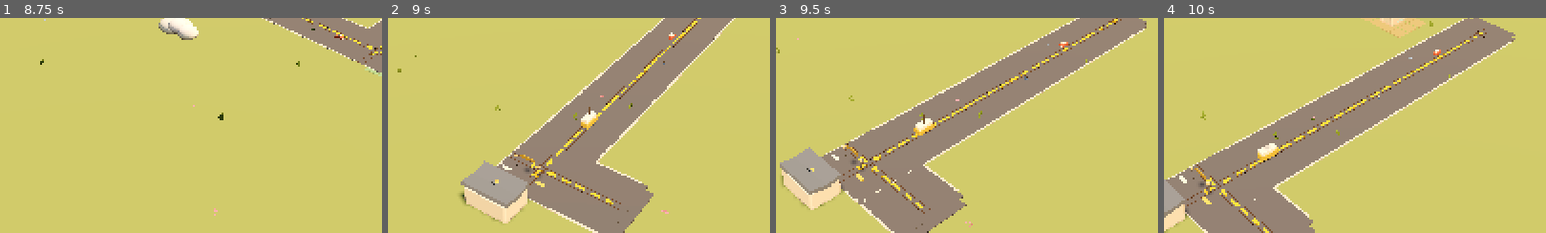
Above: before the commit, frames 1-4 (left to right).
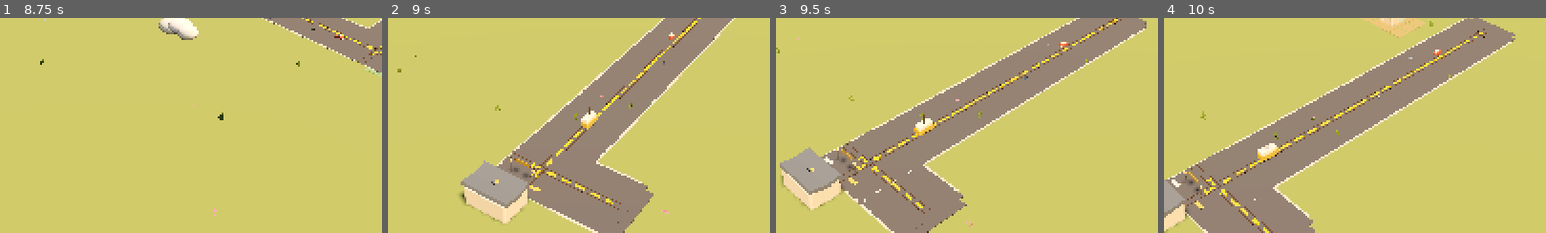
Above: after the commit, the same moments.

Repository: johnswaffles/my-backend-api
Game: Godot game, scene res://scenes/main_scene.tscn
Same seed, same stepped clock (60 frames per second), same inputs: the game is played once before the commit and once after it.
Inputs (mouse positions are % of the whole screen's width and height, from its top left):
- Up to frame 1 (8.75 s): click "Build: Road" at 0.5 s; click "Place" at 1.25 s; click "Town" at 2 s; click "Home" at 2.75 s; click "L" at 3.5 s; click "R" at 4.25 s; tap Space at 5, 5.27, 8.27 s; move the mouse to (72, 45) at 5.02 s; hold D 5.03-5.75 s; tap 1 at 5.1 s; click (72, 45) at 5.17 s; tap Enter at 5.75, 6.5 s; drag from (30, 55) to (45, 70) at 5.77 s; move the mouse to (60, 28) at 6.52 s; hold D 6.53-7.25 s; tap 3 at 6.6 s; drag from (45, 70) to (20, 35) at 7.27 s; move the mouse to (80, 65) at 8.02 s; hold A from 8.03 s (still down); tap 5 at 8.1 s
- Up to frame 2 (9 s): release A at 8.75 s; tap Enter at 8.75 s; drag from (20, 35) to (35, 25) at 8.77 s
- Up to frame 3 (9.5 s): no input
- Up to frame 4 (10 s): move the mouse to (55, 50) at 9.52 s; hold S from 9.53 s (still down); tap 7 at 9.6 s; click (55, 50) at 9.67 s
The pictures show only the part of the screen within x 27-77%, y 50-100%; the shares and areas given below are measured in that part.

Frame 1 is identical in both runs. In frame 2, 0.4% of the frame differs, in the area x 30-41%, y 63-81%; in frame 3, 0.4%; in frame 4, 0.5%, in the area x 2-13%, y 68-90%.

Commit message:
Inset parcel frontage away from roads

Diff:
--- a/cozy-builder-godot/scripts/building_system.gd
+++ b/cozy-builder-godot/scripts/building_system.gd
@@ -92,6 +92,15 @@
 	BUILD_TOOL_RESTAURANT: 0.95,
 	BUILD_TOOL_CORNER_STORE: 0.9,
 }
+const PROPERTY_LOT_SETBACK_BY_TOOL := {
+	BUILD_TOOL_HOUSE: 0.58,
+	BUILD_TOOL_POLICE: 0.46,
+	BUILD_TOOL_FIRE: 0.46,
+	BUILD_TOOL_BANK: 0.42,
+	BUILD_TOOL_GROCERY: 0.5,
+	BUILD_TOOL_RESTAURANT: 0.5,
+	BUILD_TOOL_CORNER_STORE: 0.42,
+}
 const PROPERTY_BUFFER_BY_TOOL := {
 	BUILD_TOOL_HOUSE: 1,
 	BUILD_TOOL_POLICE: 1,
@@ -1926,10 +1935,14 @@
 			node = _spawn_house_tile(world_position, false)
 	node.rotation_degrees.y = rad_to_deg(rotation_y)
 	if _tool_requires_road(tool):
+		var lot_root := _property_lot_root(node)
+		var lot_setback := float(PROPERTY_LOT_SETBACK_BY_TOOL.get(tool, 0.0))
+		if lot_setback > 0.0:
+			lot_root.translate_object_local(Vector3(0.0, 0.0, -lot_setback))
 		var setback := float(PROPERTY_FRONT_SETBACK_BY_TOOL.get(tool, PROPERTY_FRONT_SETBACK))
 		var structure_root := _property_structure_root(node)
 		structure_root.translate_object_local(Vector3(0.0, 0.0, -setback))
-		_upgrade_debug("spawn building tool=%s applied setback=%.2f" % [tool, setback])
+		_upgrade_debug("spawn building tool=%s applied lot_setback=%.2f structure_setback=%.2f" % [tool, lot_setback, setback])
 	_apply_property_tier_visuals(node, tool, tier, variant)
 	node.set_meta("tier", tier)
 	node.set_meta("variant", variant)
Not shown, changed: public/godot-playtest/index.html
Not shown, changed: public/godot-playtest/index.pck
